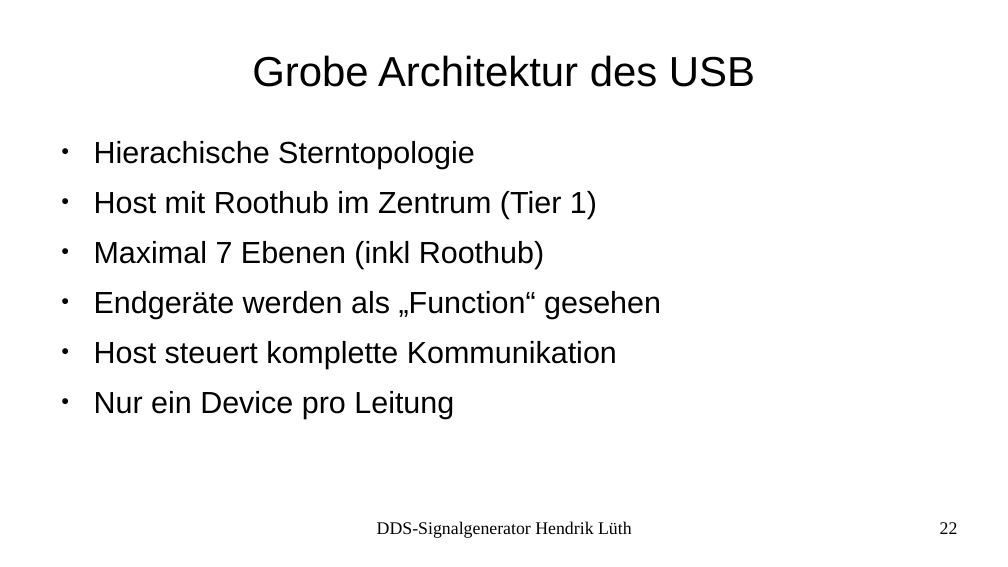
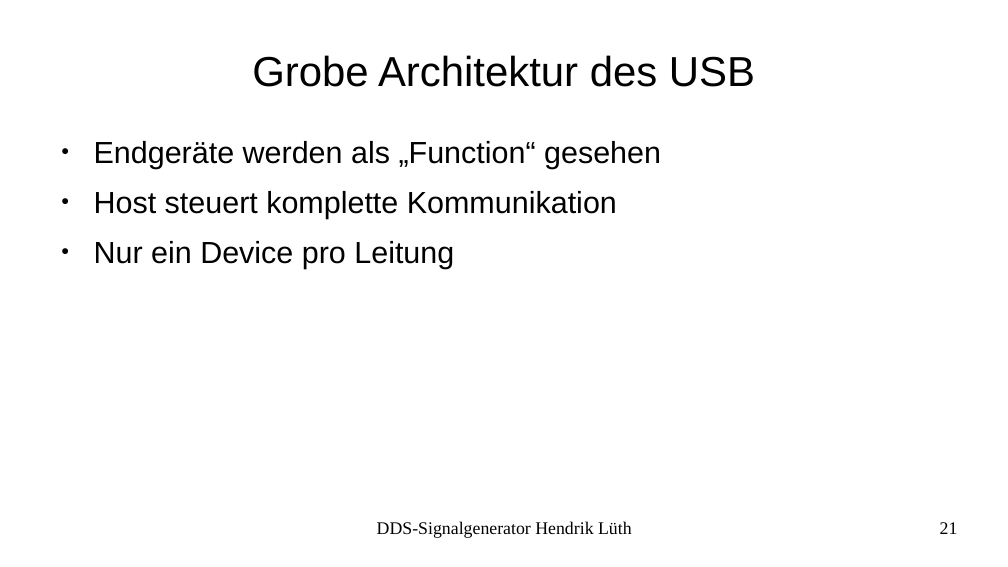
Before and after one commit to LabConnect/Signalgenerator, a slide deck: slide 21 of docs/Präsentation_Prüfung/Präsentation-Signalgenerator.odp (slide 22 before the commit). Drawn at 1008x567 pixels with LibreOffice and Linux fonts; fonts in the diff are those of the drawing. Boxes give left, top, right and bottom in pixels: in the first picture for what was removed or moved away, otherwise in the second. Text is boxed around its words. In the diff, an @@ line names an element or a change of style, - is before the commit and + after.

```diff
--- a/docs/Präsentation_Prüfung/Präsentation-Signalgenerator.odp
+++ b/docs/Präsentation_Prüfung/Präsentation-Signalgenerator.odp
@@ text at [94, 141, 597, 268]: paragraphs removed @@
-● Hierachische Sterntopologie
-● Host mit Roothub im Zentrum (Tier 1)
-● Maximal 7 Ebenen (inkl Roothub)
@@ page number at [940, 522, 958, 534]: text changed @@
-22
+21
```
Also in this commit, not shown: 5 other slides changed, 1 slide removed.
